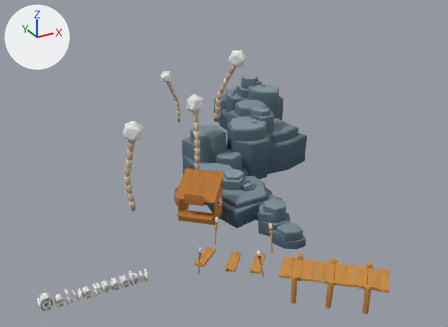
A saved change to the glTF model apps/game/public/models/levels/portfolio-island.glb.
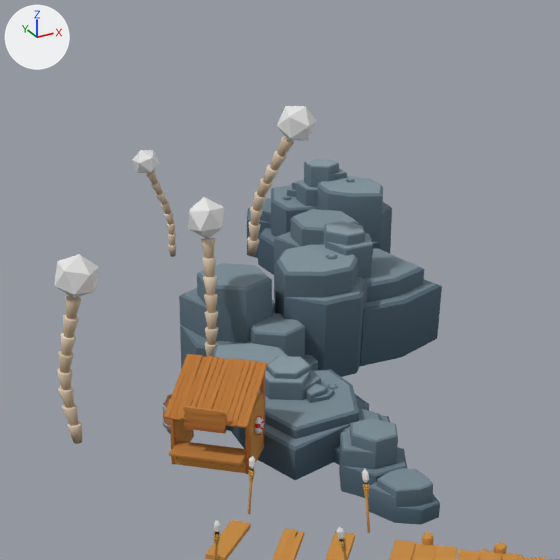
There are two pictures of each version: one whole from a 50 mm camera at (-11.0, -135.8, 45.8) aimed at (41.0, -41.3, -1.5), one close up on the part from 22% to 81% of the width and 0% to 81% of the height. Lighting does not change. The marker at upper left points along +X, +Y and +Z. The last two pictures show the newer version. Objects named as collision shapes, trigger or cutter boxes, shadow casters or lower levels of detail are left out. Where no turn or scale is listed for an object, it has been applied to the vertices. Vertices at exactly the same position are counted once.

Names of what the first close-up shows: 'Deck', 'Kyosko', 'Palm_Frond', 'Palm_Tree', 'Rock_1_F_Color1', 'Rock_1_F_Color1.001', 'Rock_1_F_Color1.002', 'Rock_1_F_Color1.003', 'Rock_1_G_Color1', 'Rock_1_M_Color1', 'Rock_1_M_Color1.001', 'Rock_1_M_Color1.002' and 18 more.
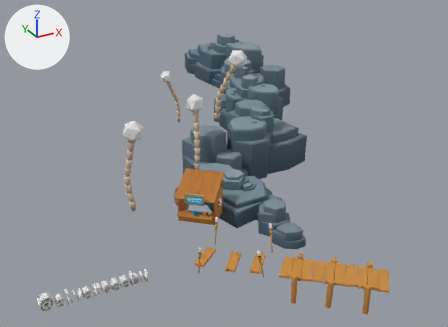
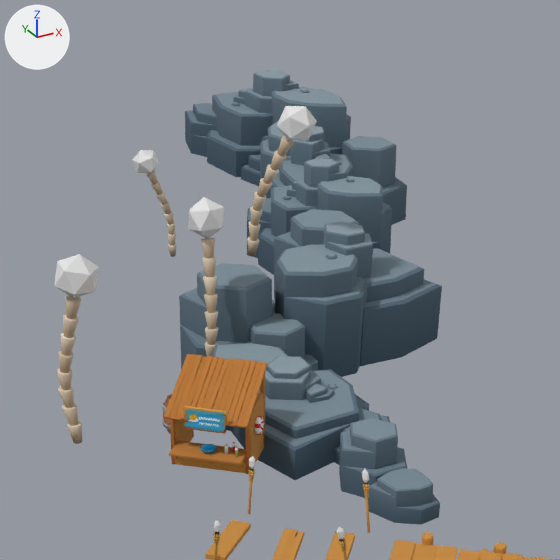
Edits to the scene script, one JSON object a line:
```json
{"op": "add", "block": "img_empanada_stall_palette_painted", "code": ["img_empanada_stall_palette_painted = load_image('empanada-stall-palette-painted', '_unpacked/empanada-stall-palette-painted', 1024, 1024, 'sRGB')"]}
{"op": "add", "block": "mat_mat_empanadas_palette", "code": ["mat_mat_empanadas_palette = principled_material('MAT_empanadas_palette')", "mat_mat_empanadas_palette.texture = img_empanada_stall_palette_painted", "mat_mat_empanadas_palette.roughness = 1.0"]}
{"block": "me_cube_005", "where": "me_cube_005.from_pydata(...)  # 1390 vertices, 2491 faces; spans x -2.86..5.27, y -2.78..5.37, z 0.0..6.61"}
{"block": "me_cube_005", "where": "# used by ob_kyosko; location = (24.53, -62.89, 0.73)"}
{"op": "remove", "block": "me_cube_005", "code": "me_cube_005.materials.append(mat_mat_palette)  # picture img_global_palette"}
{"block": "me_cube_005", "change": "me_cube_005 part 1: texture (UV) coordinates of 2411 of 2491 faces, centred in x -2.85..5.26, y -2.78..5.37, z 0.0..6.6, changed; they spanned u 0.0..0.12, v 0.06..0.38 and now span u 0.01..0.86, v 0.0..0.88"}
{"op": "add", "block": "me_cube_005", "code": "me_cube_005.materials.append(mat_mat_empanadas_palette)  # picture img_empanada_stall_palette_painted"}
{"op": "add", "block": "me_rock_1_m_color1_004", "code": ["me_rock_1_m_color1_004 = bpy.data.meshes.new('Rock_1_M_Color1.004')", "me_rock_1_m_color1_004.from_pydata(...)  # 290 vertices, 528 faces; spans x -5.9..7.6, y -12.5..15.7, z -0.2..11.4", "me_rock_1_m_color1_004.materials.append(mat_mat_palette)  # picture img_global_palette"]}
{"op": "add", "block": "me_rock_1_m_color1_003", "code": ["me_rock_1_m_color1_003 = bpy.data.meshes.new('Rock_1_M_Color1.003')", "me_rock_1_m_color1_003.from_pydata(...)  # 290 vertices, 528 faces; spans x -8.4..6.6, y -12.8..10.7, z 0.0..9.2", "me_rock_1_m_color1_003.materials.append(mat_mat_palette)  # picture img_global_palette"]}
{"op": "add", "block": "me_cube_006", "code": ["me_cube_006 = bpy.data.meshes.new('Cube.006')", "me_cube_006.from_pydata(...)  # 90 vertices, 176 faces; spans x -0.592..0.592, y -0.592..0.592, z 0.001..0.281", "me_cube_006.materials.append(mat_mat_empanadas_palette)  # picture img_empanada_stall_palette_painted"]}
{"op": "add", "block": "ob_rock_1_m_color1_004", "code": ["ob_rock_1_m_color1_004 = bpy.data.objects.new('Rock_1_M_Color1.004', me_rock_1_m_color1_004)", "ob_rock_1_m_color1_004.location = (66.06, 5.46, 0.03)"]}
{"op": "add", "block": "ob_rock_1_m_color1_003", "code": ["ob_rock_1_m_color1_003 = bpy.data.objects.new('Rock_1_M_Color1.003', me_rock_1_m_color1_003)", "ob_rock_1_m_color1_003.location = (62.87, -13.22, -0.02)"]}
{"op": "add", "block": "ob_rock_1_f_color1_004", "code": ["ob_rock_1_f_color1_004 = bpy.data.objects.new('Rock_1_F_Color1.004', me_rock_1_f_color1_007.copy())  # the mesh of ob_rock_1_f_color1_003", "ob_rock_1_f_color1_004.location = (71.83, -9.92, -3.39)"]}
{"op": "add", "block": "ob_emapanadas_bowl", "code": ["ob_emapanadas_bowl = bpy.data.objects.new('Emapanadas_Bowl', me_cube_006)", "ob_emapanadas_bowl.location = (24.26, -63.17, 2.27)"]}
```

Where the change shows, as pixel boxes [x1, y1, x2, y2] in the close-ups (560 x 560 px):
```json
{"object": "Rock_1_M_Color1.004", "change": "added", "after": [185, 70, 351, 186], "on screen": "blue"}
{"object": "Kyosko", "change": "recoloured, surface changed", "before": [181, 404, 265, 460], "after": [181, 404, 265, 460], "on screen": "brown to cyan"}
{"object": "Rock_1_F_Color1.004", "change": "added", "after": [342, 136, 407, 225], "on screen": "blue"}
{"object": "Rock_1_M_Color1.003", "change": "added", "after": [260, 121, 353, 199], "on screen": "blue"}
{"object": "Emapanadas_Bowl", "change": "added", "after": [201, 444, 217, 453]}
```
